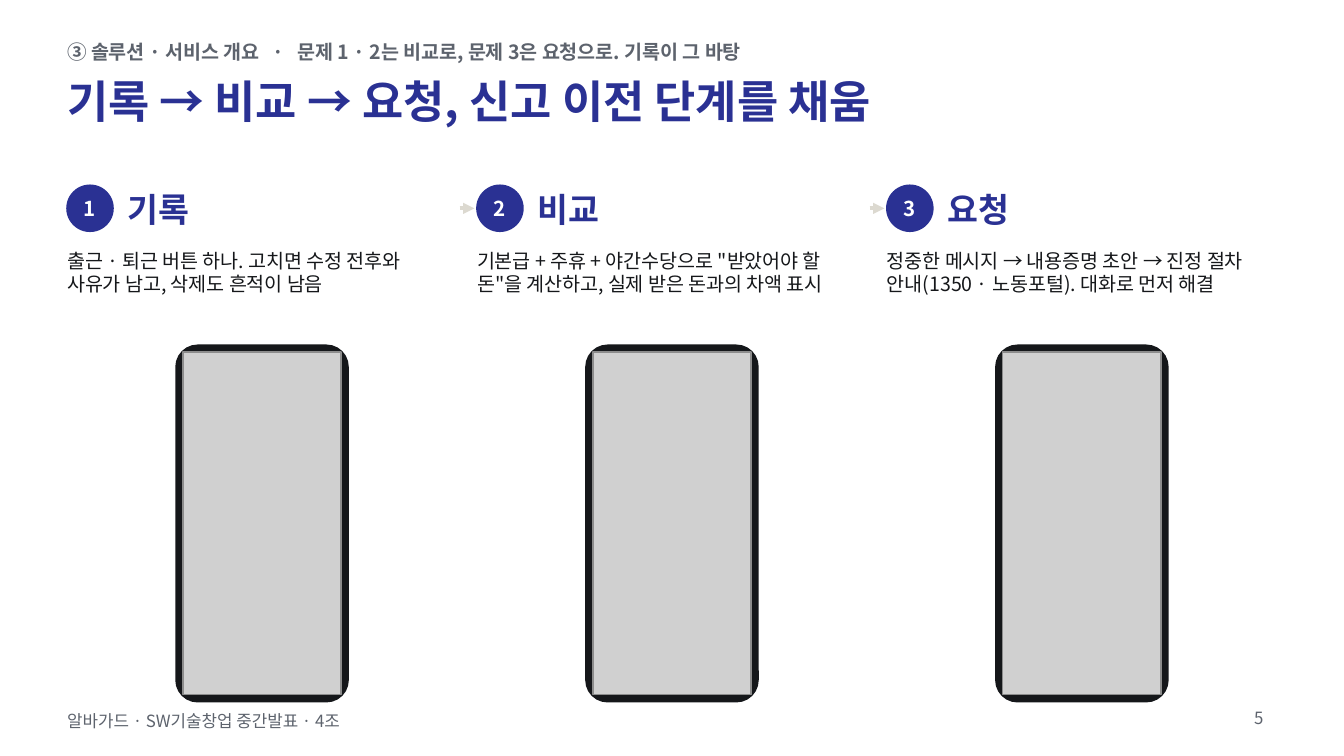
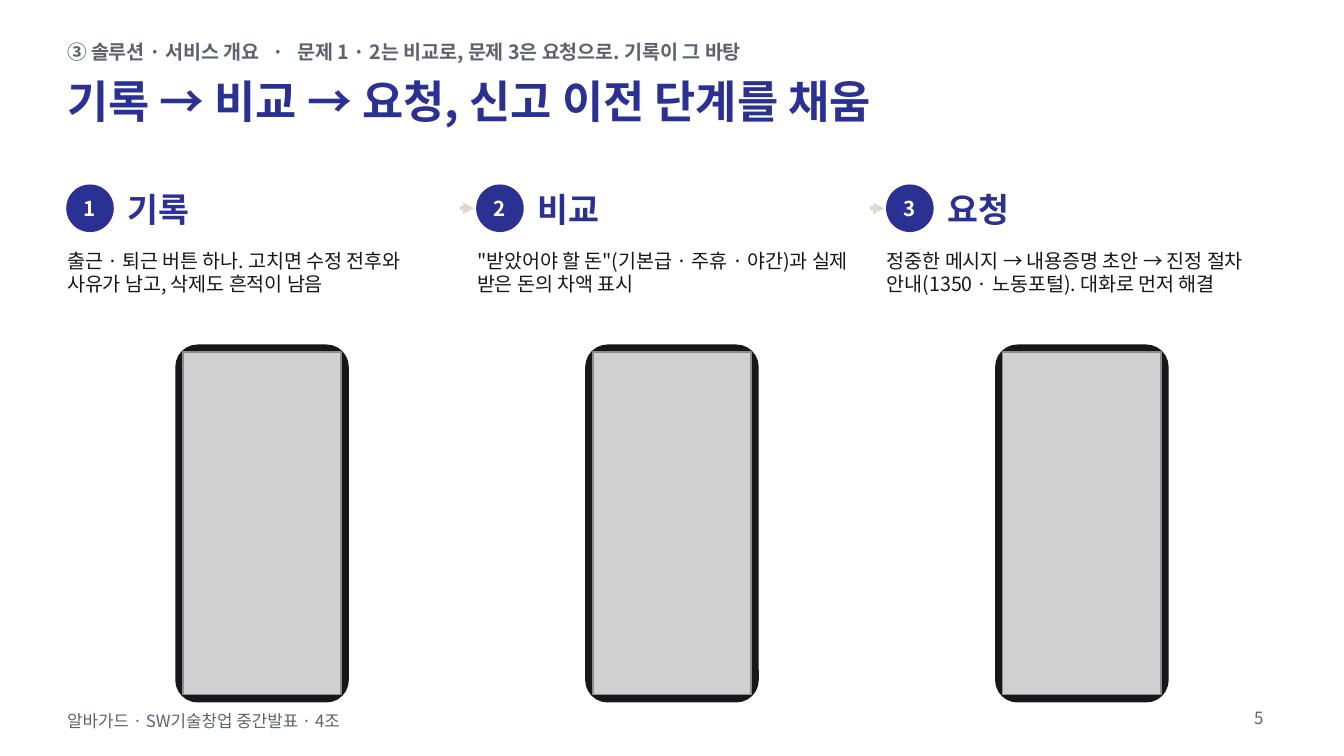
Before and after one commit to jihooni217/albaguard, a slide deck: slide 5 of docs/06_중간발표_PPT.pptx. Drawn at 1344x756 pixels with LibreOffice and Linux fonts; fonts in the diff are those of the drawing; grey boxes stand for pictures. Boxes give left, top, right and bottom in pixels: in the first picture for what was removed or moved away, otherwise in the second. Text is boxed around its words. In the diff, an @@ line names an element or a change of style, - is before the commit and + after.

```diff
--- a/docs/06_중간발표_PPT.pptx
+++ b/docs/06_중간발표_PPT.pptx
@@ text at (477,251,848,293): text changed @@
-기본급 + 주휴 + 야간수당으로 "받았어야 할 돈"을 계산하고, 실제 받은 돈과의 차액 표시
+"받았어야 할 돈"(기본급 · 주휴 · 야간)과 실제 받은 돈의 차액 표시
```
Also in this commit, not shown: 2 other slides changed, 1 other file.
